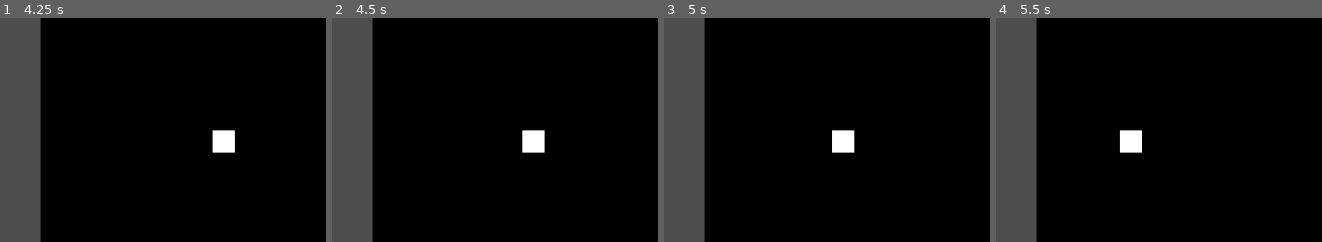
Above: before the commit, frames 1-4 (left to right).
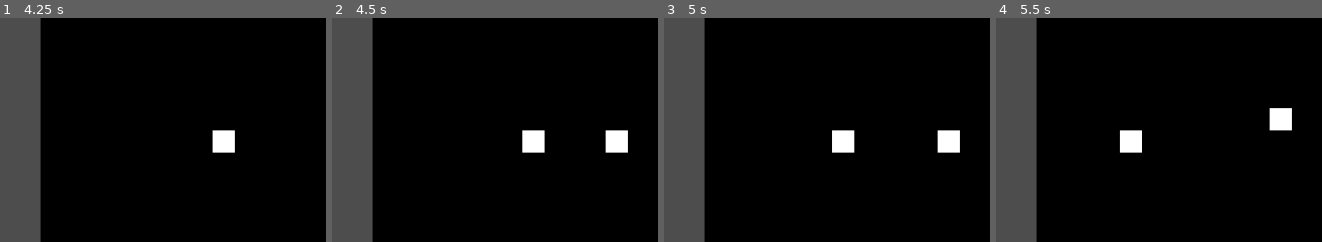
Above: after the commit, the same moments.

Repository: ChrisCee2/20gc3frogger
Game: Godot game, scene res://test_scene.tscn
Two runs of this game, one before a commit and one after it. Both use one fixed random seed, a clock stepped at 60 frames per second and the inputs below.
Inputs:
- Up to frame 1 (4.25 s): tap Enter at 0.5 s; hold W (up) 0.53-2.03 s; tap Space at 2 s; hold A (left) 2.03-3.53 s; hold S (down) from 3.53 s (still down)
- Up to frame 2 (4.5 s): release S (down) at 4.28 s; hold D (right) from 4.28 s (still down)
- Up to frame 3 (5 s): keep holding D (right)
- Up to frame 4 (5.5 s): tap Enter at 5 s; release D (right) at 5.03 s; hold W (up) from 5.03 s (still down)
The pictures show only the part of the screen within x 21-71%, y 22-72%; the shares and areas given below are measured in that part.

Frame 1 is identical in both runs. In frame 2, 0.7% of the frame differs, in the area x 83-91%, y 50-61%; in frame 3, 0.7%; in frame 4, 0.7%.

Commit message:
GC3-24: Handle player collisions on signal instead of every frame

Diff:
--- a/controllers/game_controller.gd
+++ b/controllers/game_controller.gd
@@ -28,17 +28,13 @@
 	is_finished = true
 
 func _on_player_fail() -> void:
-	print("FAIL")
 	lives -= 1
 	player.hide()
 	if lives <= 0:
-		print("UOUOREWRWE")
 		finish()
 	else:
 		player.teleport(start_position)
-		print("DEAD")
-		_on_reset_timer_finished()
-		#reset_timer.start(reset_delay)
+		reset_timer.start(reset_delay)
 
 func _on_reset_timer_finished() -> void:
 	player.show()
--- a/objects/player.gd
+++ b/objects/player.gd
@@ -5,6 +5,7 @@
 @onready var input_controller: InputController = $InputController
 @onready var move_controller: MoveController = $MoveController
 @onready var move_interval: float = 0.0
+@onready var c = $CollisionShape2D
 
 var desired_position = global_position
 var move_buffer: Vector2 = Vector2.ZERO
@@ -12,13 +13,13 @@
 
 func _ready() -> void:
 	move_controller.move_interval = move_interval
+	area_entered.connect(_handle_area_enter)
+	area_exited.connect(_handle_area_exit)
 
 func _process(delta: float) -> void:
 	if not is_active:
 		return
 	move_controller.update()
-	print(global_position)
-	check_collisions()
 
 func _physics_process(delta: float) -> void:
 	if not is_active:
@@ -36,20 +37,15 @@
 		move_buffer = move_direction
 		move()
 
-func check_collisions() -> void:
-	var colliding_areas: Array[Area2D] = get_overlapping_areas()
-	var is_in_play_area = false
-	for area in colliding_areas:
-		if area is PlayArea:
-			is_in_play_area = true
-		if area is Person:
+func _handle_area_enter(area: Area2D) -> void:
+	if area is Person:
 			fail_player()
-	if not is_in_play_area:
-		print("NOTINPLAY")
+
+func _handle_area_exit(area: Area2D) -> void:
+	if area is PlayArea:
 		fail_player()
 
 func teleport(new_position: Vector2) -> void:
-	print("teleport")
 	move_controller.teleport(new_position)
 
 func activate() -> void:
